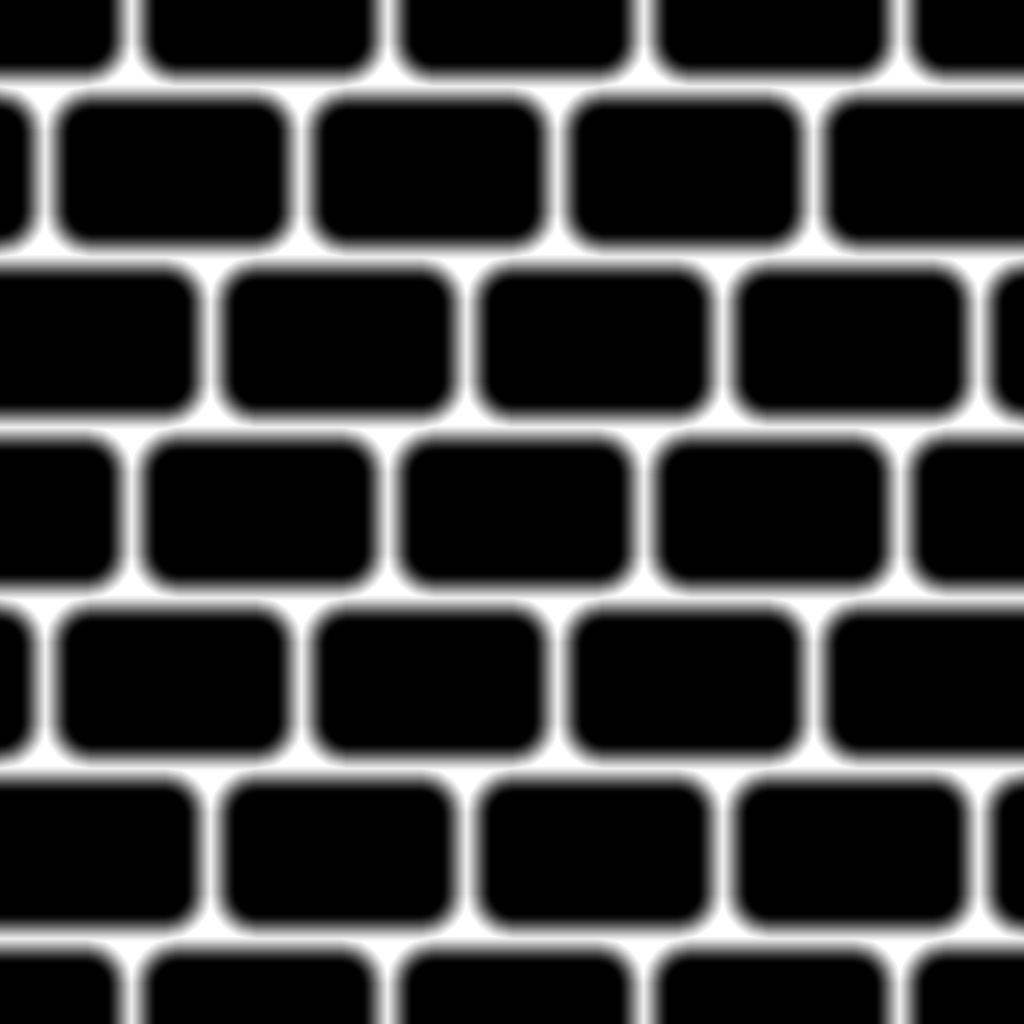
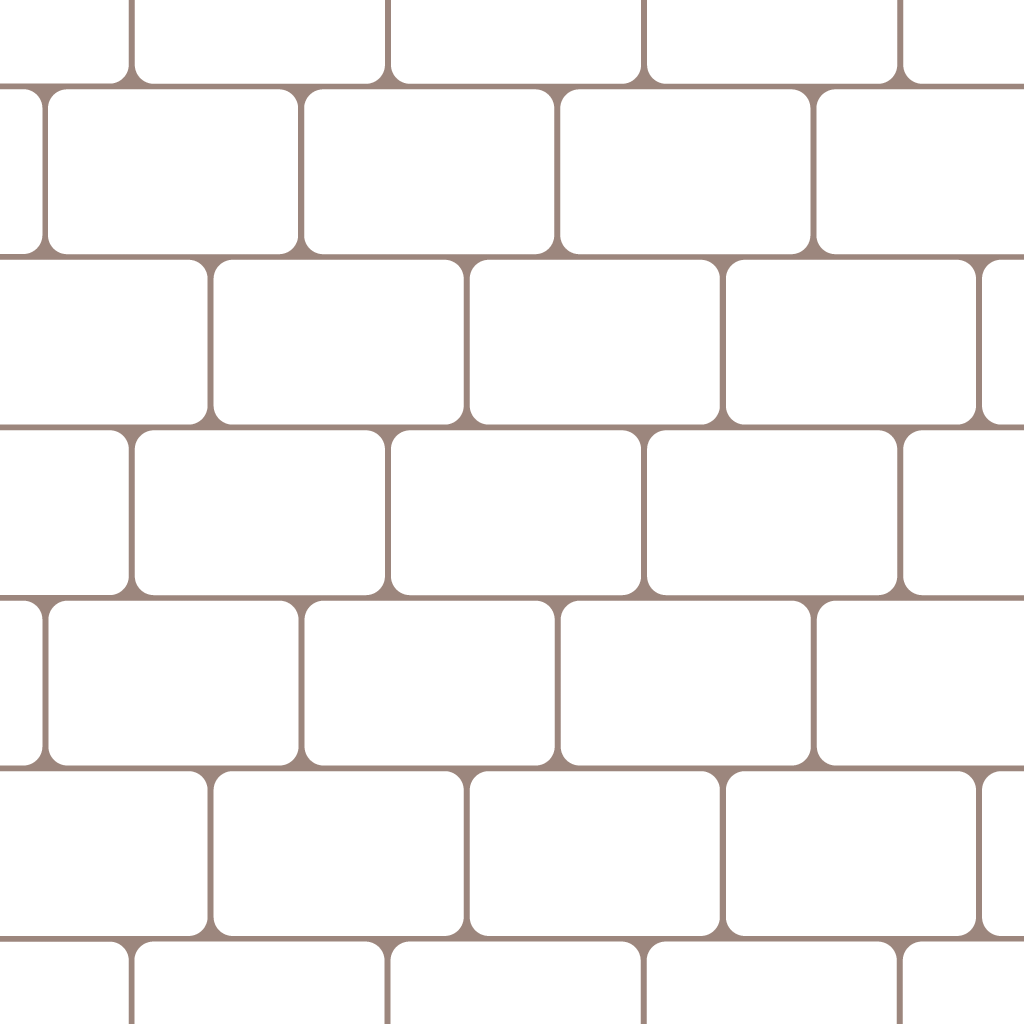
Before/after of a w=1024, h=1024 layered artwork. What changed in the layer stack:
added layer "Fond 2" above "T_TEX_Moss_Mask" over [0, 0, 1024, 1024]
hid "T_TEX_Moss_Mask" over [0, 0, 1024, 1024]
hid "Fond 1" over [0, 0, 1024, 1024]
